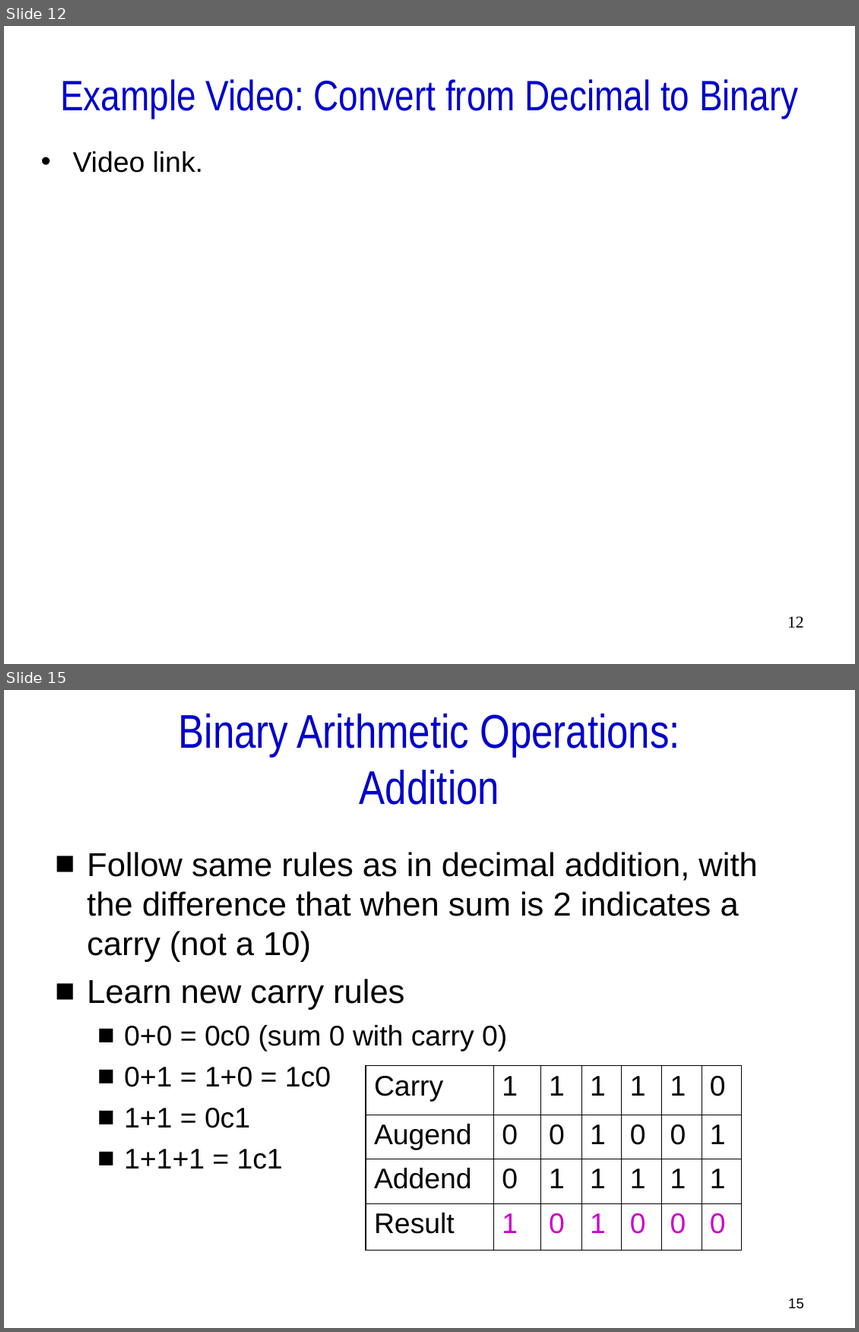
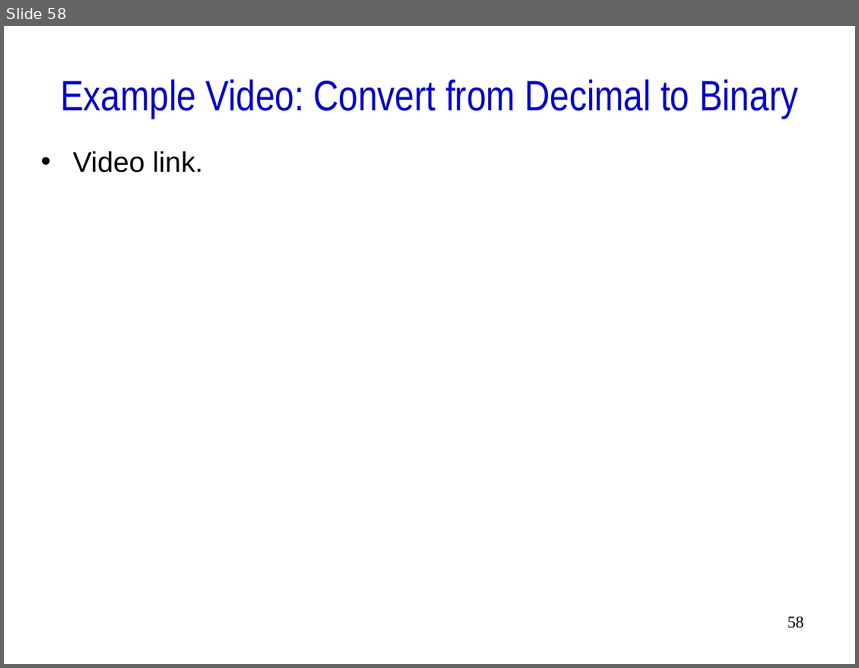
Before and after one commit to mochizukimax/ee260_2019_spring_materials_week_02_repo, a slide deck: docs/slides/ee260_2019_spring_materials_week_02_slides.ppt. Shown one above the other, each under a label of ours: slides 12 and 15 before the commit, slide 58 after it; the slides between them are not shown. The pictures are 859x1332 and 859x668 pixels, drawn with LibreOffice and Linux fonts; fonts in the diff are those of the drawing. Boxes give left, top, right and bottom in pixels: in the first picture for what was removed or moved away, otherwise in the second. Text is boxed around its words. In the diff, an @@ line names an element or a change of style, - is before the commit and + after.

```diff
--- a/docs/slides/ee260_2019_spring_materials_week_02_slides.ppt
+++ b/docs/slides/ee260_2019_spring_materials_week_02_slides.ppt
@@ slide 15 removed at [4,690,855,1328], background #FFFFFF @@
@@ title removed at [179,714,680,805] @@
-Binary Arithmetic Operations:
-Addition
@@ text removed at [87,852,757,1170] @@
-■ Follow same rules as in decimal addition, with the difference that when sum is 2 indicates a carry (not a 10)
-■ Learn new carry rules
-  ■ 0+0 = 0c0 (sum 0 with carry 0)
-  ■ 0+1 = 1+0 = 1c0
-  ■ 1+1 = 0c1
-  ■ 1+1+1 = 1c1
@@ table removed at [366,1066,741,1251], 4 rows, 7 columns @@
-Carry | 1 | 1 | 1 | 1 | 1 | 0
-Augend | 0 | 0 | 1 | 0 | 0 | 1
-Addend | 0 | 1 | 1 | 1 | 1 | 1
-Result | 1 | 0 | 1 | 0 | 0 | 0
@@ page number removed at [788,1299,804,1309] @@
-15
@@ what was slide 12 is now slide 58 @@
@@ page number at [788,617,804,629]: text changed @@
-12
+58
```
Also in this commit, not shown: 8 slides changed, 70 slides added, 18 other slides removed, 2 other files.
